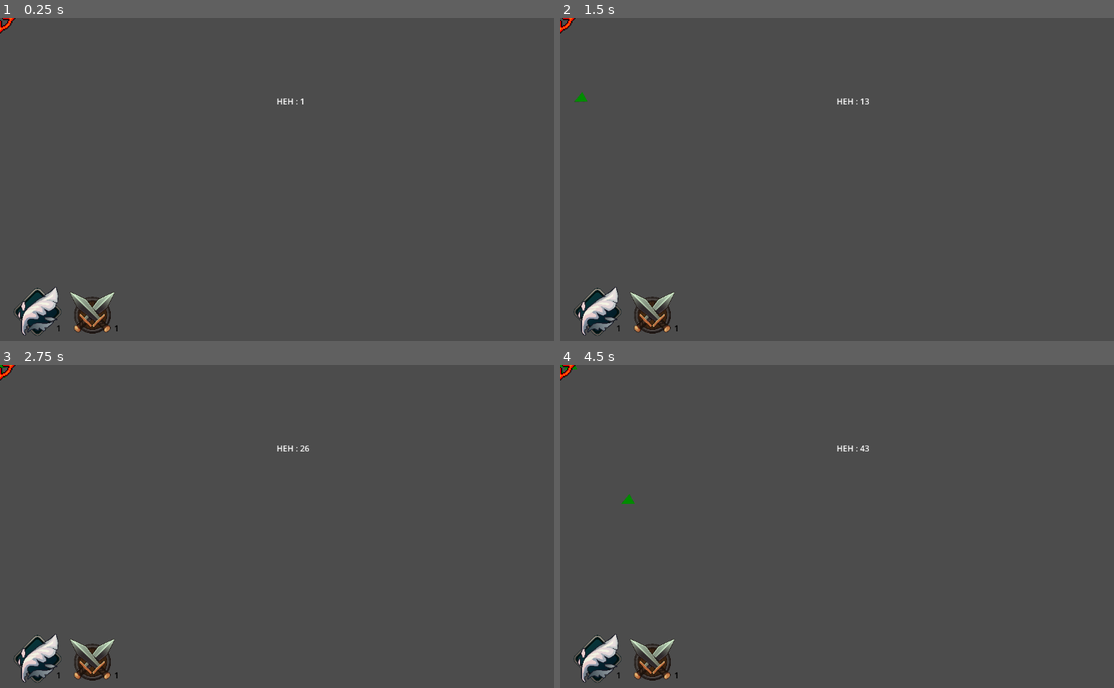
Above: before the commit, frames 1-4 (two rows, left to right).
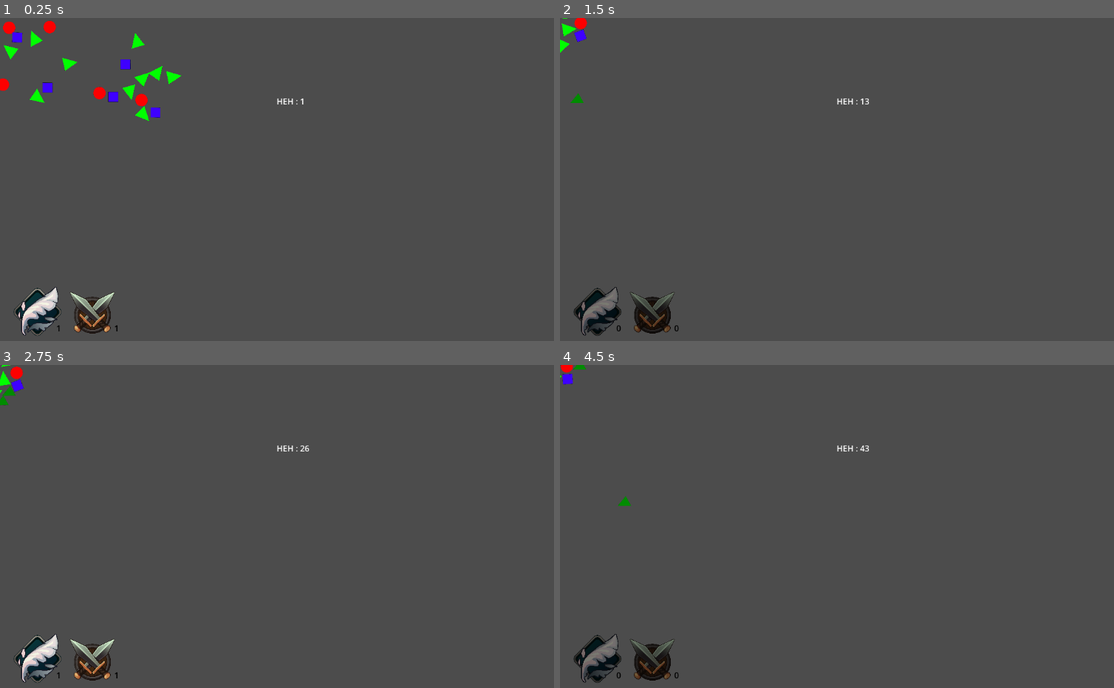
Above: after the commit, the same moments.

Repository: elias-bina/the-tipping-point
Game: Godot game, scene res://Level1.tscn
Same seed, same stepped clock (60 frames per second), same inputs: the game is played once before the commit and once after it.
Inputs (mouse positions are in pixels of both pictures, inside the frame that each line leads up to):
- Up to frame 1 (0.25 s): no input
- Up to frame 2 (1.5 s): move the mouse to (986, 166) at 0.52 s; hold D (player_right) 0.53-1.28 s; click (986, 166) at 0.6 s; move the mouse to (737, 202) at 1.27 s; hold S (player_down) from 1.28 s (still down); tap Shift (player_dash) at 1.35 s
- Up to frame 3 (2.75 s): move the mouse to (354, 458) at 2.02 s; release S (player_down) at 2.03 s; hold D (player_right) from 2.03 s (still down); tap Space (player_parry) at 2.1 s
- Up to frame 4 (4.5 s): move the mouse to (825, 597) at 2.77 s; release D (player_right) at 2.78 s; hold W (player_up) 2.78-3.53 s; right-click (825, 597) at 2.85 s; move the mouse to (1030, 581) at 3.52 s; hold A (player_left) from 3.53 s (still down); click (1030, 581) at 3.6 s; move the mouse to (676, 481) at 4.27 s; tap Shift (player_dash) at 4.35 s

The runs differ from the first frame. In frame 1, 1.3% of the frame differs, in the area x 0-33%, y 0-33%; in frame 2, 1.4%, in the area x 0-22%, y 0-99%; in frame 3, 0.3%; in frame 4, 1.3%.
Error before the commit: Parse Error: Could not preload resource file "res://objects/unit/melee_unit.tscn". (res://objects/player_swarm.gd:7)

Commit message:
fix level2 mess

Diff:
--- a/Level1.tscn
+++ b/Level1.tscn
@@ -4,8 +4,7 @@
 [ext_resource type="Texture2D" uid="uid://dwcubel1h17cq" path="res://Isaac's_Room_1.webp" id="1_sdw6h"]
 [ext_resource type="Script" path="res://label.gd" id="3_f73k4"]
 [ext_resource type="PackedScene" uid="uid://cd65wwi4htatw" path="res://InputManager.tscn" id="4_w47bo"]
-[ext_resource type="PackedScene" uid="uid://b3h3cb36jn0o7" path="res://objects/enemy_spawner.tscn" id="5_q1a8k"]
-[ext_resource type="Texture2D" uid="uid://cmdiuplrm813x" path="res://assets/Cursor.png" id="7_g10x1"]
+[ext_resource type="PackedScene" uid="uid://dbpcnnhjmv17m" path="res://objects/enemy_spawner.tscn" id="5_q1a8k"]
 [ext_resource type="Script" path="res://objects/player_swarm.gd" id="7_jmmy2"]
 [ext_resource type="AudioStream" uid="uid://bo0n1mfdu0d5o" path="res://assets/sfx/Sword 6.mp3" id="7_xksju"]
 [ext_resource type="AudioStream" uid="uid://dmgvht355n2cr" path="res://assets/sfx/FA_Whoosh_1_1.wav" id="9_0qmic"]
@@ -20,6 +19,9 @@
 [ext_resource type="Script" path="res://objects/gui/dash_charges_gui.gd" id="16_wfalr"]
 [ext_resource type="Script" path="res://objects/gui/sword_charges_gui.gd" id="17_as0k7"]
 [ext_resource type="Texture2D" uid="uid://cgpillkiaskvj" path="res://assets/war_t.png" id="18_e8plp"]
+
+[sub_resource type="CircleShape2D" id="CircleShape2D_sxhh0"]
+radius = 7.0
 
 [node name="GameRoom" type="Node2D"]
 script = ExtResource("1_gk63y")
@@ -46,12 +48,16 @@
 [node name="PlayerSwarm" type="Node" parent="."]
 script = ExtResource("7_jmmy2")
 
-[node name="PlayerCursor" type="Sprite2D" parent="PlayerSwarm"]
+[node name="PlayerCursor" type="CharacterBody2D" parent="PlayerSwarm"]
 top_level = true
 z_index = 1
 texture_filter = 1
 scale = Vector2(2, 2)
-texture = ExtResource("7_g10x1")
+
+[node name="CollisionShape2D" type="CollisionShape2D" parent="PlayerSwarm/PlayerCursor"]
+shape = SubResource("CircleShape2D_sxhh0")
+
+[node name="Sprite2D" type="Sprite2D" parent="PlayerSwarm/PlayerCursor"]
 
 [node name="SlashSound" type="AudioStreamPlayer" parent="PlayerSwarm"]
 stream = ExtResource("7_xksju")
--- a/levels/Level_2.tscn
+++ b/levels/Level_2.tscn
@@ -1,10 +1,23 @@
-[gd_scene load_steps=9 format=4 uid="uid://cnic7fuvd2fey"]
+[gd_scene load_steps=22 format=4 uid="uid://cnic7fuvd2fey"]
 
 [ext_resource type="Script" path="res://levels/level_2.gd" id="1_8cv4g"]
 [ext_resource type="Texture2D" uid="uid://wpyn0ap24nc5" path="res://assets/tilemaps/tilemap.png" id="1_msaub"]
 [ext_resource type="PackedScene" uid="uid://cd65wwi4htatw" path="res://InputManager.tscn" id="2_tk7mv"]
 [ext_resource type="Script" path="res://objects/player_swarm.gd" id="3_swjt7"]
 [ext_resource type="PackedScene" uid="uid://dbpcnnhjmv17m" path="res://objects/enemy_spawner.tscn" id="3_x4grm"]
+[ext_resource type="AudioStream" uid="uid://bo0n1mfdu0d5o" path="res://assets/sfx/Sword 6.mp3" id="6_3lfqt"]
+[ext_resource type="AudioStream" uid="uid://dmgvht355n2cr" path="res://assets/sfx/FA_Whoosh_1_1.wav" id="7_yexb1"]
+[ext_resource type="AudioStream" uid="uid://02lgttc2my5d" path="res://assets/sfx/gun_pistol_shot_silenced_01.wav" id="8_hh3om"]
+[ext_resource type="AudioStream" uid="uid://cmf6bvljdeqml" path="res://assets/sfx/bullet_impact_concrete_brick_01.wav" id="9_k3wy7"]
+[ext_resource type="AudioStream" uid="uid://dol7u2cgs77an" path="res://assets/music/GamejamShortSong.wav" id="10_6a1h8"]
+[ext_resource type="AudioStream" uid="uid://sbbf0yhk7co" path="res://assets/sfx/ui_menu_button_beep_08.wav" id="10_t61y0"]
+[ext_resource type="AudioStream" uid="uid://b4s0yhnuxpbvh" path="res://assets/sfx/voice_male_grunt_pain_death_04.wav" id="11_0xa3y"]
+[ext_resource type="AudioStream" uid="uid://dcnm5i378uf63" path="res://assets/sfx/knife_sharpen_01.wav" id="11_aopon"]
+[ext_resource type="AudioStream" uid="uid://b54pxmaxlxiho" path="res://assets/sfx/voice_male_grunt_pain_01.wav" id="12_woopa"]
+[ext_resource type="Script" path="res://objects/gui/dash_charges_gui.gd" id="13_cpkoq"]
+[ext_resource type="Texture2D" uid="uid://ixqnmmai6g2v" path="res://assets/feathers_t.png" id="14_ayfbp"]
+[ext_resource type="Script" path="res://objects/gui/sword_charges_gui.gd" id="15_7hkf3"]
+[ext_resource type="Texture2D" uid="uid://cgpillkiaskvj" path="res://assets/war_t.png" id="16_lf0ep"]
 
 [sub_resource type="TileSetAtlasSource" id="TileSetAtlasSource_jd5t2"]
 texture = ExtResource("1_msaub")
@@ -625,7 +638,7 @@
 [sub_resource type="CircleShape2D" id="CircleShape2D_gnfw4"]
 radius = 27.4
 
-[node name="Level2" type="Node2D"]
+[node name="GameRoom" type="Node2D"]
 script = ExtResource("1_8cv4g")
 
 [node name="Terrain" type="TileMapLayer" parent="."]
@@ -667,9 +680,111 @@
 [node name="CollisionShape2D" type="CollisionShape2D" parent="PlayerSwarm/PlayerCursor"]
 shape = SubResource("CircleShape2D_gnfw4")
 
+[node name="SlashSound" type="AudioStreamPlayer" parent="PlayerSwarm"]
+stream = ExtResource("6_3lfqt")
+volume_db = -3.962
+
+[node name="DashSound" type="AudioStreamPlayer" parent="PlayerSwarm"]
+stream = ExtResource("7_yexb1")
+volume_db = -1.981
+
+[node name="ShotSound" type="AudioStreamPlayer" parent="PlayerSwarm"]
+stream = ExtResource("8_hh3om")
+volume_db = -9.409
+
+[node name="ParrySound" type="AudioStreamPlayer" parent="PlayerSwarm"]
+stream = ExtResource("9_k3wy7")
+pitch_scale = 0.79
+
+[node name="DashCooldown" type="Timer" parent="PlayerSwarm"]
+one_shot = true
+
+[node name="SwordCooldown" type="Timer" parent="PlayerSwarm"]
+one_shot = true
+
+[node name="DashChargeGainSound" type="AudioStreamPlayer" parent="PlayerSwarm"]
+stream = ExtResource("10_t61y0")
+volume_db = -13.867
+
+[node name="SwordChargeGainSound" type="AudioStreamPlayer" parent="PlayerSwarm"]
+stream = ExtResource("11_aopon")
+volume_db = -13.867
+
+[node name="BackgroundMusic" type="AudioStreamPlayer" parent="."]
+stream = ExtResource("10_6a1h8")
+volume_db = -6.156
+autoplay = true
+
+[node name="EnemyDeathSound" type="AudioStreamPlayer" parent="."]
+stream = ExtResource("11_0xa3y")
+volume_db = -6.438
+
+[node name="EnemyHurtSound" type="AudioStreamPlayer" parent="."]
+stream = ExtResource("12_woopa")
+volume_db = -4.457
+
+[node name="Gui" type="Control" parent="."]
+layout_mode = 3
+anchors_preset = 0
+
+[node name="DashChargesGui" type="Control" parent="Gui"]
+layout_mode = 2
+anchors_preset = 0
+offset_right = 40.0
+offset_bottom = 40.0
+script = ExtResource("13_cpkoq")
+
+[node name="DashChargesNbLabel" type="RichTextLabel" parent="Gui/DashChargesGui"]
+modulate = Color(0, 0, 0, 1)
+layout_mode = 0
+offset_left = 110.0
+offset_top = 594.0
+offset_right = 166.0
+offset_bottom = 623.0
+text = "1"
+
+[node name="DashChargedIcon" type="TextureRect" parent="Gui/DashChargesGui"]
+layout_mode = 0
+offset_left = 17.0
+offset_top = 518.0
+offset_right = 1041.0
+offset_bottom = 1542.0
+scale = Vector2(0.11, 0.11)
+texture = ExtResource("14_ayfbp")
+
+[node name="SwordChargesGui" type="Control" parent="Gui"]
+layout_mode = 3
+anchors_preset = 0
+offset_left = 112.71
+offset_right = 152.71
+offset_bottom = 40.0
+script = ExtResource("15_7hkf3")
+
+[node name="SwordChargesNbLabel" type="RichTextLabel" parent="Gui/SwordChargesGui"]
+modulate = Color(0, 0, 0, 1)
+layout_mode = 0
+offset_left = 110.0
+offset_top = 594.0
+offset_right = 166.0
+offset_bottom = 623.0
+text = "1"
+
+[node name="SwordChargedIcon" type="TextureRect" parent="Gui/SwordChargesGui"]
+layout_mode = 0
+offset_left = 8.305
+offset_top = 518.0
+offset_right = 1032.31
+offset_bottom = 1542.0
+scale = Vector2(0.11, 0.11)
+texture = ExtResource("16_lf0ep")
+
 [connection signal="activate_attack" from="InputManager" to="PlayerSwarm" method="_on_input_manager_activate_attack"]
 [connection signal="activate_dash" from="InputManager" to="PlayerSwarm" method="_on_input_manager_activate_dash"]
 [connection signal="activate_parry" from="InputManager" to="PlayerSwarm" method="_on_input_manager_activate_parry"]
 [connection signal="activate_shoot" from="InputManager" to="PlayerSwarm" method="_on_input_manager_activate_shoot"]
 [connection signal="move_horizontal_update" from="InputManager" to="PlayerSwarm" method="_on_input_manager_move_horizontal_update"]
 [connection signal="move_vertical_update" from="InputManager" to="PlayerSwarm" method="_on_input_manager_move_vertical_update"]
+[connection signal="dash_update" from="PlayerSwarm" to="Gui/DashChargesGui" method="_on_player_swarm_dash_update"]
+[connection signal="sword_update" from="PlayerSwarm" to="Gui/SwordChargesGui" method="_on_player_swarm_sword_update"]
+[connection signal="timeout" from="PlayerSwarm/DashCooldown" to="PlayerSwarm" method="_on_dash_cooldown_timeout"]
+[connection signal="timeout" from="PlayerSwarm/SwordCooldown" to="PlayerSwarm" method="_on_sword_cooldown_timeout"]
--- a/objects/player_swarm.gd
+++ b/objects/player_swarm.gd
@@ -59,6 +59,7 @@
 
 func _ready():
 	cursorNode = get_node("PlayerCursor");
+	print(cursorNode.to_string())
 	set_process(true);
 	dash_update.emit(dash_charges)
 
--- a/objects/unit/melee_unit.tscn
+++ b/objects/unit/melee_unit.tscn
@@ -12,7 +12,7 @@
 [node name="MeleeUnit" type="RigidBody2D"]
 z_index = 3
 collision_layer = 3
-script = ExtResource("1_cvpc6")
+script = ExtResource("1_y726m")
 
 [node name="Sprite2D" type="Sprite2D" parent="."]
 scale = Vector2(0.200332, 0.2)
